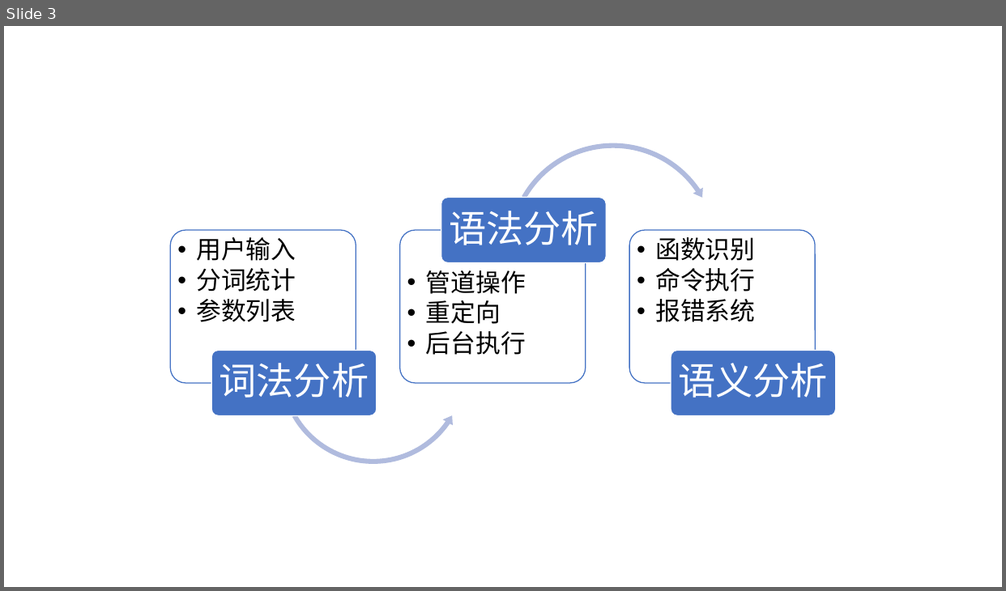
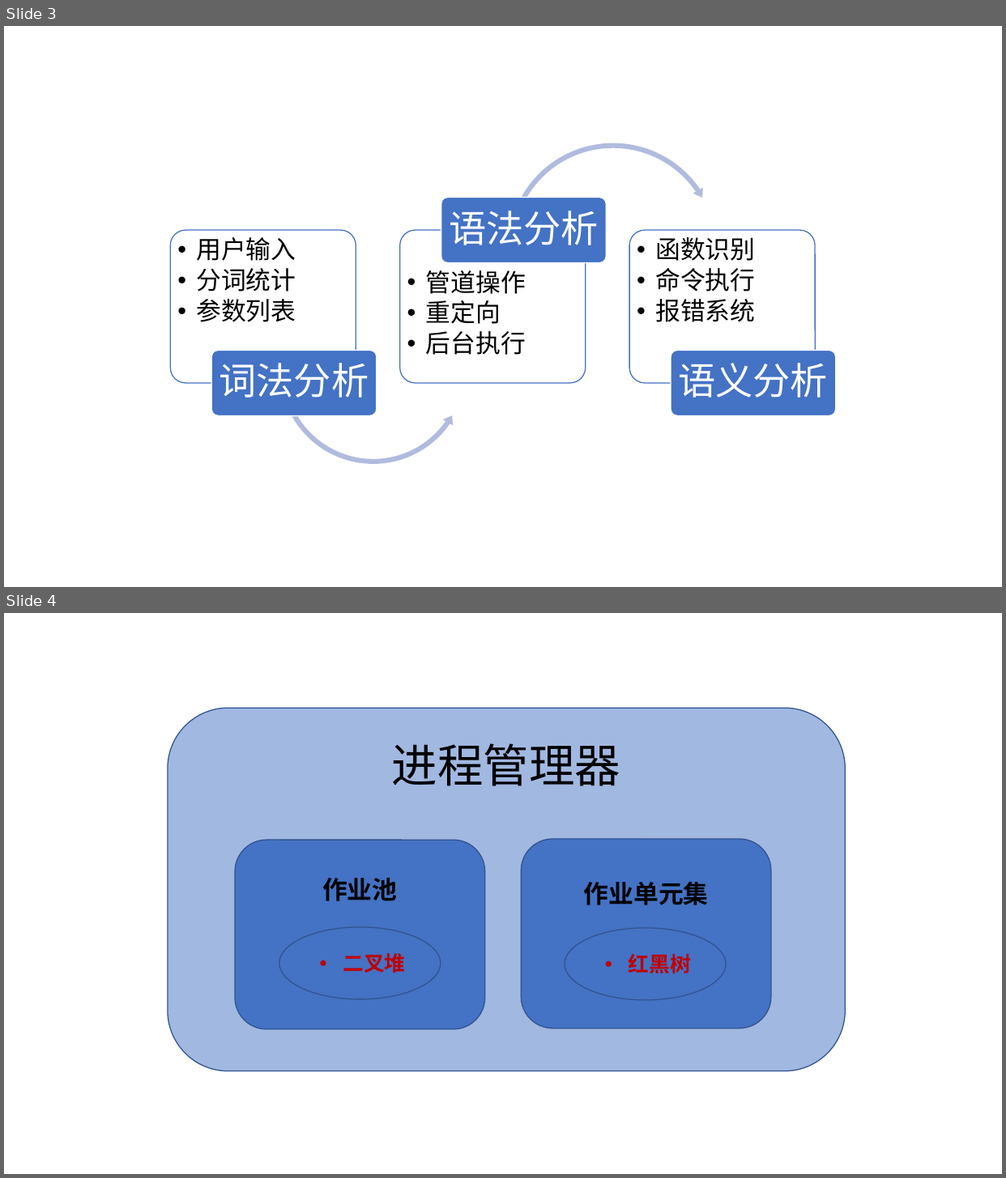
Before and after one commit to Artessay/Artshell, a slide deck: img/parser.pptx. Shown one above the other, each under a label of ours: slide 3 before the commit, slides 3 and 4 after it. The pictures are 1006x591 and 1006x1178 pixels, drawn with LibreOffice and Linux fonts; fonts in the diff are those of the drawing. Boxes give left, top, right and bottom in pixels: in the first picture for what was removed or moved away, otherwise in the second. Text is boxed around its words. In the diff, an @@ line names an element or a change of style, - is before the commit and + after.

```diff
--- a/img/parser.pptx
+++ b/img/parser.pptx
@@ slide 4 added at (x1=4, y1=613, x2=1002, y2=1174), background #FFFFFF @@
@@ rounded rectangle added at (x1=168, y1=708, x2=846, y2=1072), fill #4472C4 at 50% opacity, outline #325491 1 pt @@
@@ text added at (x1=392, y1=743, x2=620, y2=786), 44 pt, text #000000 @@
+进程管理器
@@ rounded rectangle added at (x1=236, y1=840, x2=485, y2=1029), fill #4472C4, outline #325491 1 pt @@
@@ rounded rectangle added at (x1=522, y1=839, x2=771, y2=1029), fill #4472C4, outline #325491 1 pt @@
@@ text added at (x1=322, y1=878, x2=397, y2=901), 24 pt, text #000000, bold @@
+作业池
@@ text added at (x1=584, y1=882, x2=709, y2=905), 24 pt, text #000000, bold @@
+作业单元集
@@ ellipse added at (x1=279, y1=927, x2=441, y2=999), outline #325491 1 pt @@
@@ ellipse added at (x1=565, y1=928, x2=726, y2=1000), outline #325491 1 pt @@
@@ text added at (x1=343, y1=953, x2=406, y2=973), 20 pt, text #C00000, bold @@
+• 二叉堆
@@ text added at (x1=629, y1=954, x2=691, y2=974), 20 pt, text #C00000, bold @@
+• 红黑树
```
Also in this commit, not shown: 4 other files.
